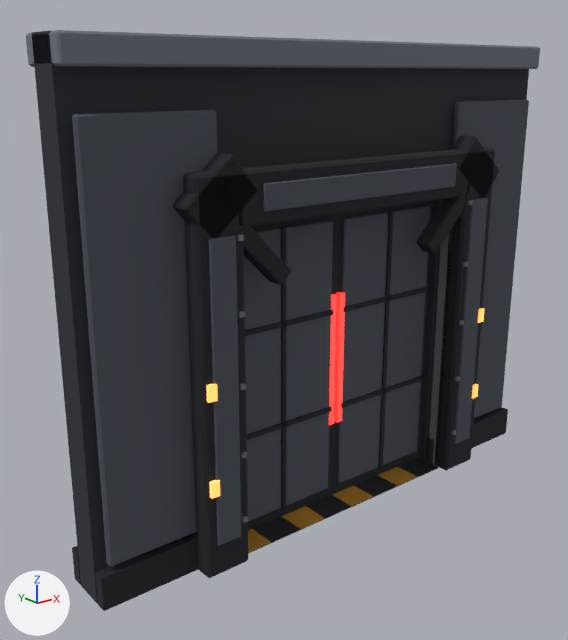
What one commit did to the FBX model Assets/_Project/Art/Environment/LabKit/Meshes/Door_Sliding.fbx.
The view is the same before and after, from a 50 mm lens placed at (-5.52, -6.1, 4.7), pointed at (-0.46, 0.23, 2.16). Every picture has the same lights, and +X, +Y and +Z are marked at lower left. The picture after the commit comes second.

In view in the first picture: 'Door_Sliding', 'Door_Sliding_Leaf_L', 'Door_Sliding_Leaf_R'.
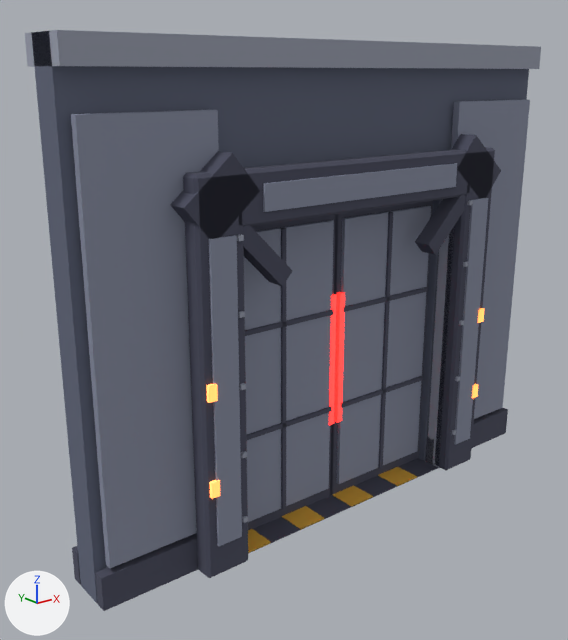
What differs and where, as boxes (x1, y1, x2, y2) in the pictures (568 x 640 px):
'Door_Sliding', recoloured (lighter)
    both: (26, 30, 540, 611)
'Door_Sliding_Leaf_L', recoloured (lighter)
    both: (244, 215, 337, 530)
'Door_Sliding_Leaf_R', recoloured (lighter)
    both: (331, 200, 433, 495)

Diff of the bpy script that builds the scene:
```diff
--- a/Assets/_Project/Art/Environment/LabKit/Meshes/Door_Sliding.fbx.py
+++ b/Assets/_Project/Art/Environment/LabKit/Meshes/Door_Sliding.fbx.py
@@ mat_lab_metaldark @@
 mat_lab_metaldark = principled_material('Lab_MetalDark')
-mat_lab_metaldark.base_color = (0.0137, 0.0168, 0.0212)  # black #1f2328
+mat_lab_metaldark.base_color = (0.0723, 0.0762, 0.117)  # greyish blue #4c4e60
 mat_lab_metaldark.roughness = 1.0
@@ mat_lab_wall @@
 mat_lab_wall = principled_material('Lab_Wall')
-mat_lab_wall.base_color = (0.0723, 0.0865, 0.107)  # greyish blue #4c535c
+mat_lab_wall.base_color = (0.258, 0.283, 0.376)  # grey #8b91a5
 mat_lab_wall.roughness = 1.0
@@ mat_lab_walldark @@
 mat_lab_walldark = principled_material('Lab_WallDark')
-mat_lab_walldark.base_color = (0.0232, 0.0284, 0.0369)  # dark grey #2a2f36
+mat_lab_walldark.base_color = (0.12, 0.136, 0.198)  # greyish blue #61677b
 mat_lab_walldark.roughness = 1.0
@@ mat_lab_metal @@
 mat_lab_metal = principled_material('Lab_Metal')
-mat_lab_metal.base_color = (0.156, 0.181, 0.212)  # grey #6e767f
+mat_lab_metal.base_color = (0.337, 0.361, 0.445)  # grey #9da2b2
 mat_lab_metal.roughness = 1.0
```
